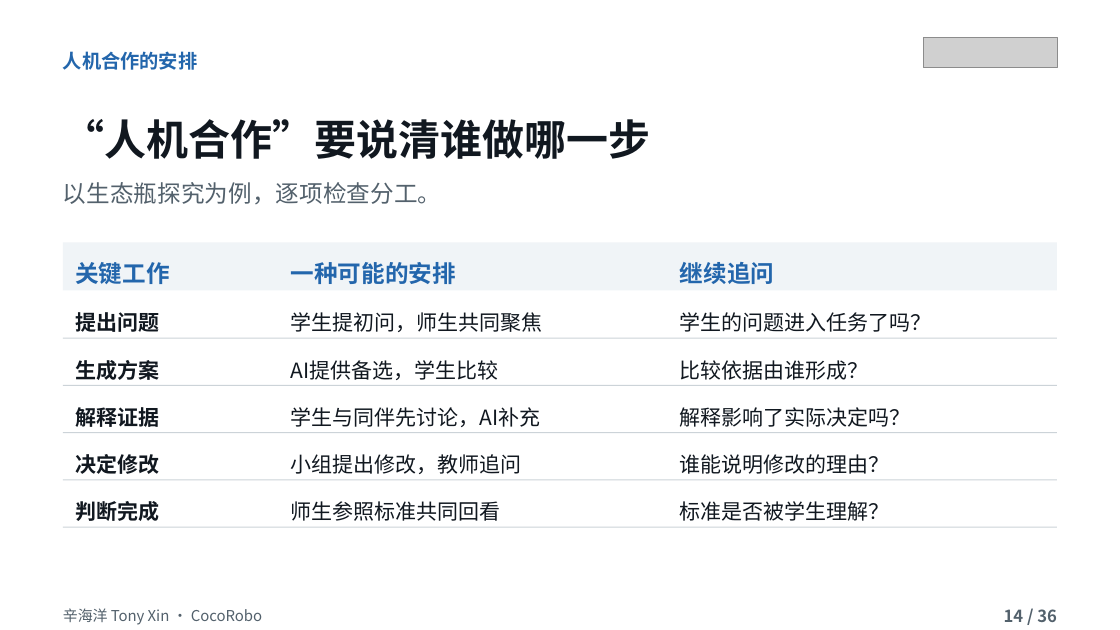
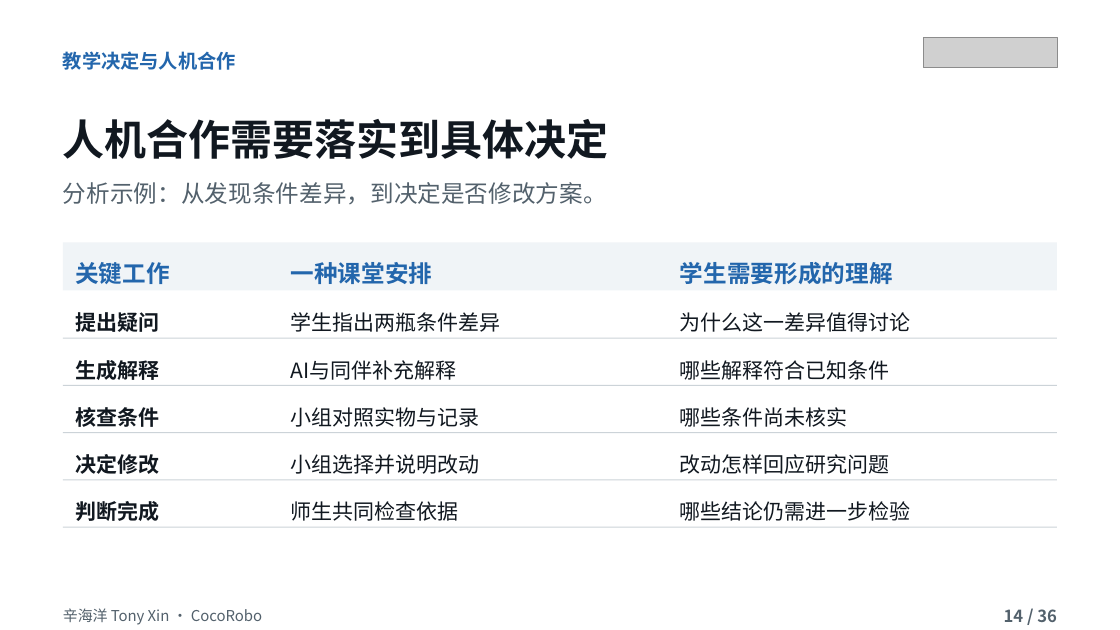
Before and after one commit to tonyxinvip/slides, a slide deck: slide 14 of education-purpose-ai-2026/downloads/AI_Education_Purpose_36slides.pptx. Drawn at 1120x630 pixels with LibreOffice and Linux fonts; fonts in the diff are those of the drawing; grey boxes stand for pictures. Boxes give left, top, right and bottom in pixels: in the first picture for what was removed or moved away, otherwise in the second. Text is boxed around its words. In the diff, an @@ line names an element or a change of style, - is before the commit and + after.

```diff
--- a/education-purpose-ai-2026/downloads/AI_Education_Purpose_36slides.pptx
+++ b/education-purpose-ai-2026/downloads/AI_Education_Purpose_36slides.pptx
@@ text at [63,51,236,70]: text changed @@
-人机合作的安排
+教学决定与人机合作
@@ text at [63,119,609,159]: text changed @@
-“人机合作”要说清谁做哪一步
+人机合作需要落实到具体决定
@@ text at [63,182,607,204]: text changed @@
-以生态瓶探究为例，逐项检查分工。
+分析示例：从发现条件差异，到决定是否修改方案。
@@ text at [290,262,432,284]: text changed @@
-一种可能的安排
+一种课堂安排
@@ text at [680,262,893,284]: text changed @@
-继续追问
+学生需要形成的理解
@@ text at [75,312,159,332]: text changed @@
-提出问题
+提出疑问
@@ text at [290,312,500,332]: text changed @@
-学生提初问，师生共同聚焦
+学生指出两瓶条件差异
@@ text at [680,312,911,332]: text changed @@
-学生的问题进入任务了吗？
+为什么这一差异值得讨论
@@ text at [75,360,159,380]: text changed @@
-生成方案
+生成解释
@@ text at [290,360,456,380]: text changed @@
-AI提供备选，学生比较
+AI与同伴补充解释
@@ text at [680,360,890,380]: text changed @@
-比较依据由谁形成？
+哪些解释符合已知条件
@@ text at [75,407,159,427]: text changed @@
-解释证据
+核查条件
@@ text at [290,407,479,427]: text changed @@
-学生与同伴先讨论，AI补充
+小组对照实物与记录
@@ text at [680,407,848,427]: text changed @@
-解释影响了实际决定吗？
+哪些条件尚未核实
@@ text at [290,454,479,474]: text changed @@
-小组提出修改，教师追问
+小组选择并说明改动
@@ text at [680,454,890,474]: text changed @@
-谁能说明修改的理由？
+改动怎样回应研究问题
@@ text at [290,501,458,521]: text changed @@
-师生参照标准共同回看
+师生共同检查依据
@@ text at [680,501,911,521]: text changed @@
-标准是否被学生理解？
+哪些结论仍需进一步检验
```
Also in this commit, not shown: 23 other slides changed, 12 slides added, 12 slides removed, 5 other files.
